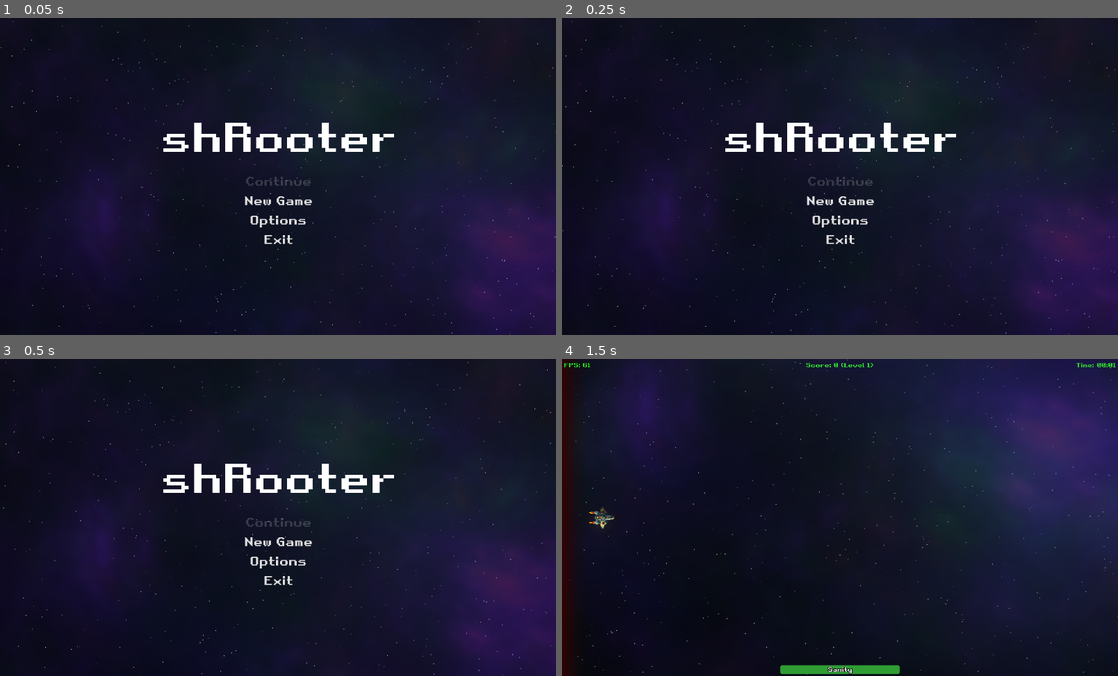
Above: before the commit, frames 1-4 (two rows, left to right).
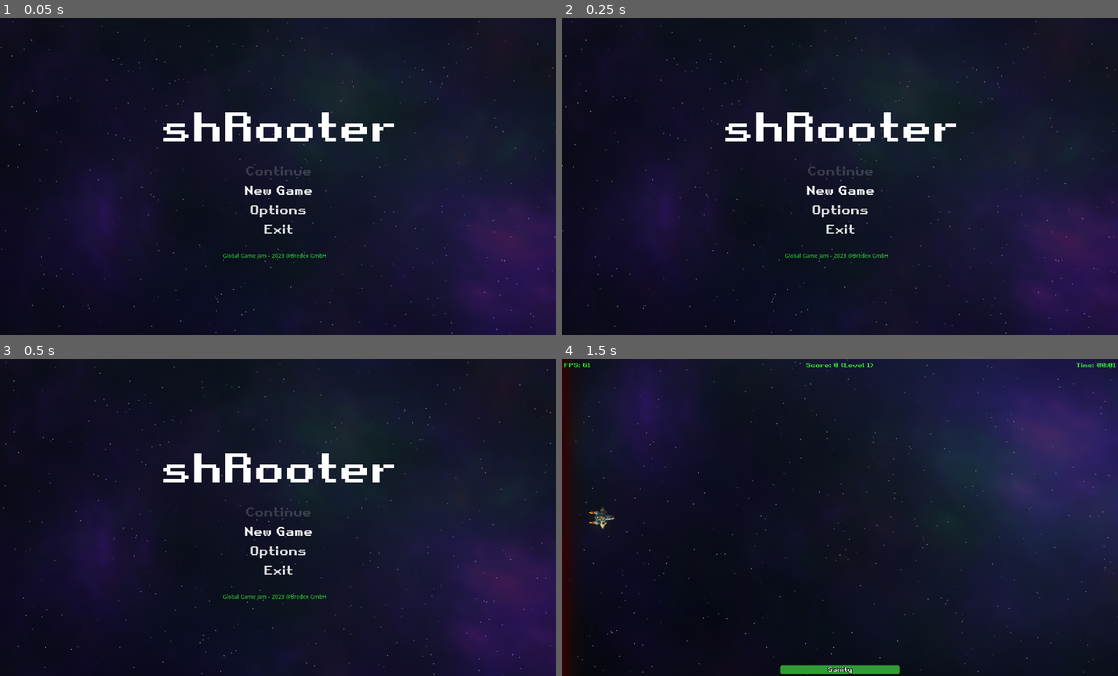
Above: after the commit, the same moments.

Repository: gingerr/ggj-2023-roots-one
Game: Godot game, scene res://MainMenu.tscn
The game is run twice, just before and just after one commit, with the same random seed, the same clock (stepped at 60 frames per second) and the same inputs.
Inputs:
- Up to frame 1 (0.05 s): no input
- Up to frame 2 (0.25 s): no input
- Up to frame 3 (0.5 s): no input
- Up to frame 4 (1.5 s): click "New Game" at 0.5 s; tap Enter at 1.25, 1.35 s; hold Right (ui_right) from 1.28 s (still down)

The runs differ from the first frame. In frame 1, 3.0% of the frame differs, in the area x 29-71%, y 29-77%; in frame 2, 3.0%; in frame 3, 3.0%; in frame 4, nothing differs.

Commit message:
.

Diff:
--- a/MainMenu.gd
+++ b/MainMenu.gd
@@ -1,4 +1,9 @@
 extends MarginContainer
+
+var menuItems = Array([])
+
+var selectionIndex = 0;
+
 
 func _process(delta):
 	if (get_tree().paused):
@@ -14,11 +19,14 @@
 func _on_Exit_pressed():
 	get_tree().quit()
 
-
-func _on_Continue_pressed():
-	get_tree().paused = false
-	get_tree().change_scene("res://Game.tscn")
-
+func _ready():
+	menuItems = Array([
+		$VBoxContainer/MarginContainer/Selection/NewGame,
+		$VBoxContainer/MarginContainer/Selection/Options,
+		$VBoxContainer/MarginContainer/Selection/Exit,
+	])
+	Utils.default_font_color($VBoxContainer/copyright)
+	visualize_selection()
 
 func _on_Options_pressed():
 	$VBoxContainer/MarginContainer/OptionsMenu.visible = true
@@ -29,5 +37,20 @@
 	$VBoxContainer/MarginContainer/Selection.visible = true
 
 func _input(event: InputEvent) -> void:
-	if event is InputEventKey and event.pressed and event.scancode == KEY_ESCAPE:
-		_on_Continue_pressed()
+	if event is InputEventKey and event.pressed and event.scancode == KEY_ENTER:
+		_on_NewGame_pressed()
+	if event is InputEventKey and event.pressed and event.scancode == KEY_DOWN:
+		selectionIndex = min(selectionIndex + 1, menuItems.size() - 1)
+		visualize_selection()
+	if event is InputEventKey and event.pressed and event.scancode == KEY_UP:
+		selectionIndex = max(selectionIndex - 1, 0)
+		visualize_selection()
+
+func visualize_selection():
+	print(selectionIndex)
+	for i in range(menuItems.size()):
+		if i == selectionIndex:
+			Utils.button_selected(menuItems[selectionIndex])
+		else:
+			Utils.button_not_selected(menuItems[selectionIndex])
+		update()
--- a/MainMenu.tscn
+++ b/MainMenu.tscn
@@ -49,6 +49,7 @@
 [node name="BackgroundLayer" parent="." instance=ExtResource( 3 )]
 
 [node name="VBoxContainer" type="VBoxContainer" parent="."]
+self_modulate = Color( 0, 0, 0, 1 )
 margin_right = 1400.0
 margin_bottom = 800.0
 size_flags_horizontal = 3
@@ -56,17 +57,17 @@
 alignment = 1
 
 [node name="Name" type="Label" parent="VBoxContainer"]
-margin_top = 218.0
+margin_top = 192.0
 margin_right = 1400.0
-margin_bottom = 386.0
+margin_bottom = 360.0
 custom_fonts/font = SubResource( 1 )
 text = "shRooter"
 align = 1
 
 [node name="MarginContainer" type="MarginContainer" parent="VBoxContainer"]
-margin_top = 390.0
+margin_top = 364.0
 margin_right = 1400.0
-margin_bottom = 582.0
+margin_bottom = 556.0
 
 [node name="Selection" type="VBoxContainer" parent="VBoxContainer/MarginContainer"]
 margin_right = 1400.0
@@ -164,6 +165,18 @@
 text = "Back"
 flat = true
 
+[node name="copyright" type="Label" parent="VBoxContainer"]
+margin_top = 560.0
+margin_right = 1400.0
+margin_bottom = 608.0
+grow_horizontal = 2
+grow_vertical = 2
+text = "
+
+Global Game Jam - 2023 @Bredex GmbH    "
+align = 1
+valign = 1
+
 [connection signal="gui_input" from="VBoxContainer" to="." method="_on_VBoxContainer_gui_input"]
 [connection signal="pressed" from="VBoxContainer/MarginContainer/Selection/Continue" to="." method="_on_Continue_pressed"]
 [connection signal="pressed" from="VBoxContainer/MarginContainer/Selection/NewGame" to="." method="_on_NewGame_pressed"]
--- a/Utils.gd
+++ b/Utils.gd
@@ -8,3 +8,9 @@
 
 static func default_font_color(label : Label):
 	label.set("custom_colors/font_color", Color(0.2,0.9,0.2))
+
+static func button_selected(label : Button):
+	label.set("custom_colors/font_color", Color(0.2,0.9,0.2))
+
+static func button_not_selected(label : Button):
+	label.set("custom_colors/font_color", Color(1,1,1))
